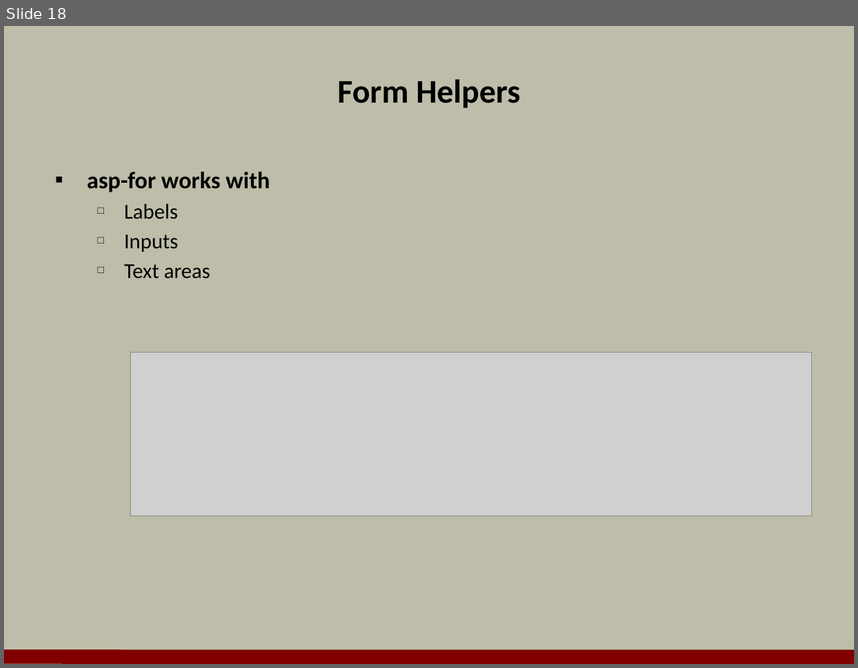
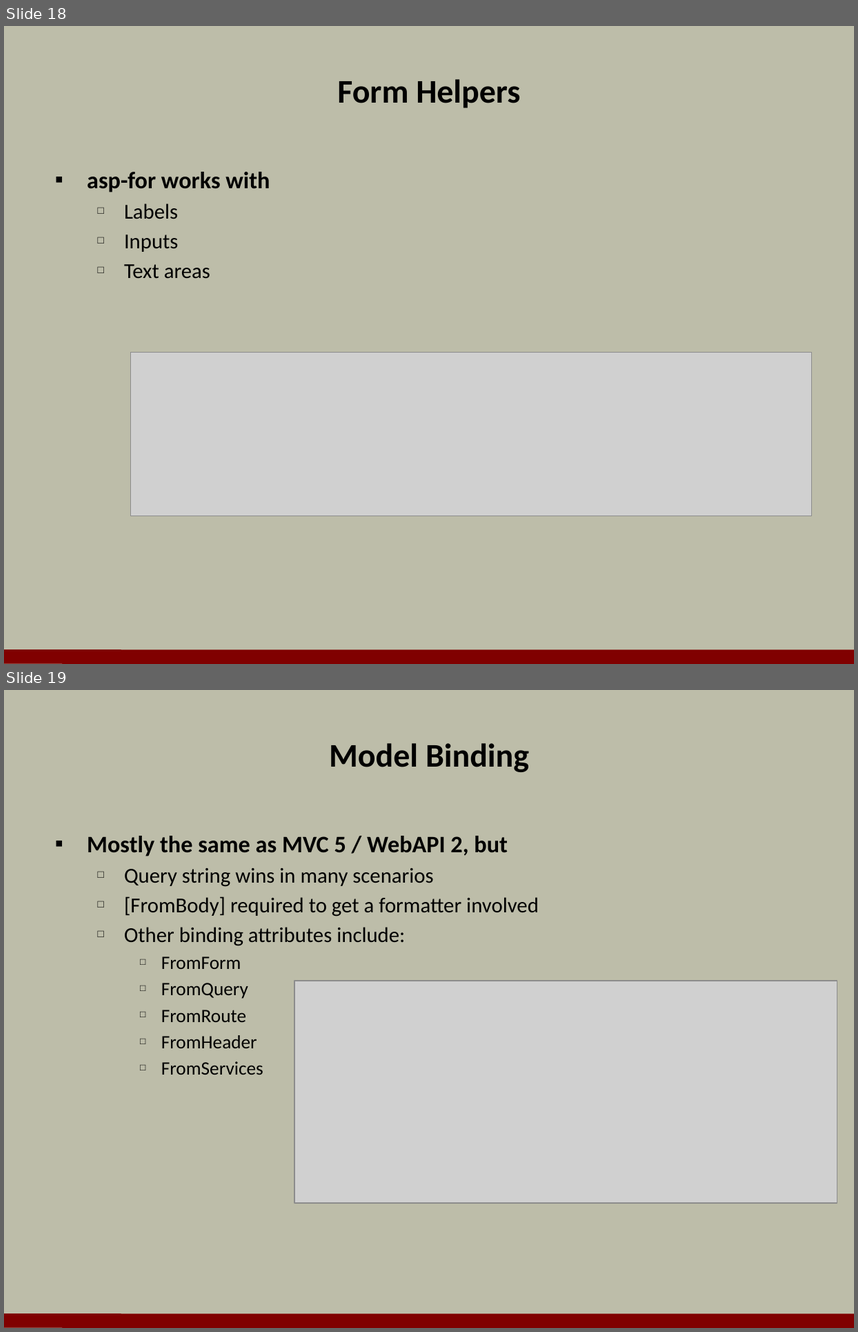
Before and after one commit to OdeToCode/classes, a slide deck: aspnet5/slides/a2_mvc6.pptx. Shown one above the other, each under a label of ours: slide 18 before the commit, slides 18 and 19 after it. The pictures are 858x668 and 858x1332 pixels, drawn with LibreOffice and Linux fonts; fonts in the diff are those of the drawing; grey boxes stand for pictures; background and template pictures are left out. Boxes give left, top, right and bottom in pixels: in the first picture for what was removed or moved away, otherwise in the second. Text is boxed around its words. In the diff, an @@ line names an element or a change of style, - is before the commit and + after.

```diff
--- a/aspnet5/slides/a2_mvc6.pptx
+++ b/aspnet5/slides/a2_mvc6.pptx
@@ slide 19 added at [4,690,854,1328], background #BDBDA9; not listed: 1 template element that a slide beside it also shows @@
@@ title added at [329,743,529,772], 28 pt, text #000000, bold @@
+Model Binding
@@ text added at [87,836,539,1074], 18 pt, text #000000 @@
+▪ Mostly the same as MVC 5 / WebAPI 2, but
+  □ Query string wins in many scenarios
+  □ [FromBody] required to get a formatter involved
+  □ Other binding attributes include:
+    □ FromForm
+    □ FromQuery
+    □ FromRoute
+    □ FromHeader
+    □ FromServices
@@ picture added at [294,980,838,1203] @@
```
Also in this commit, not shown: 3 slides changed, 2 other slides added, 5 slides removed, 3 other files.
